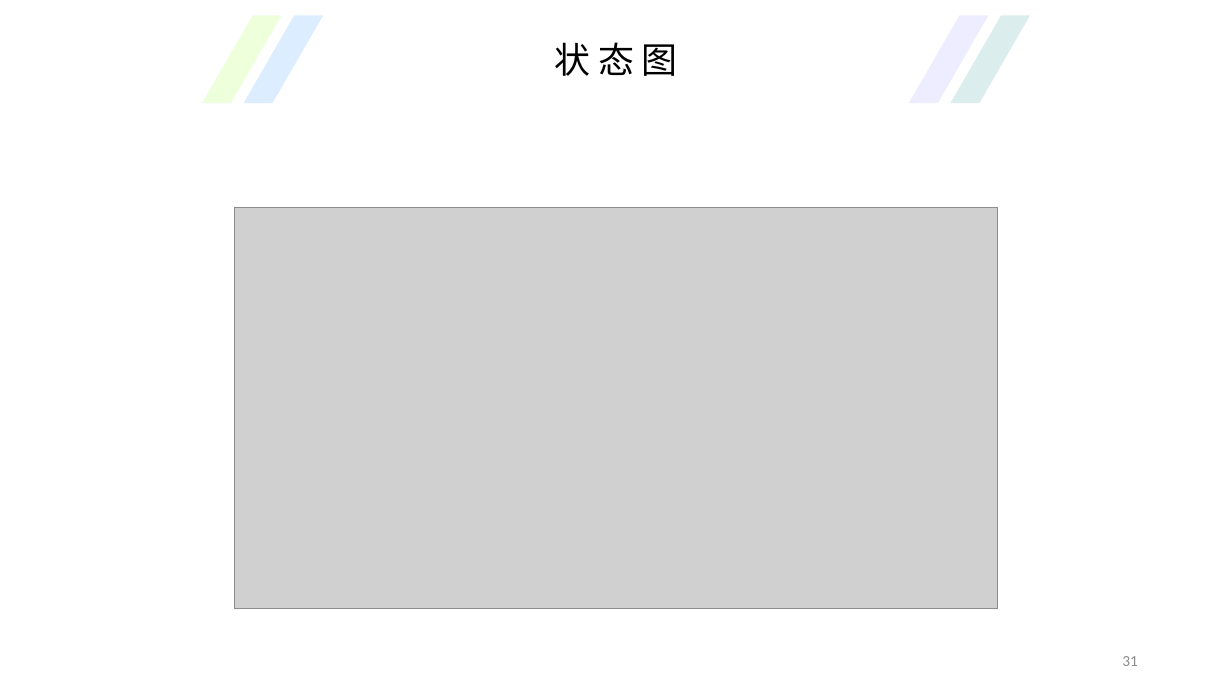
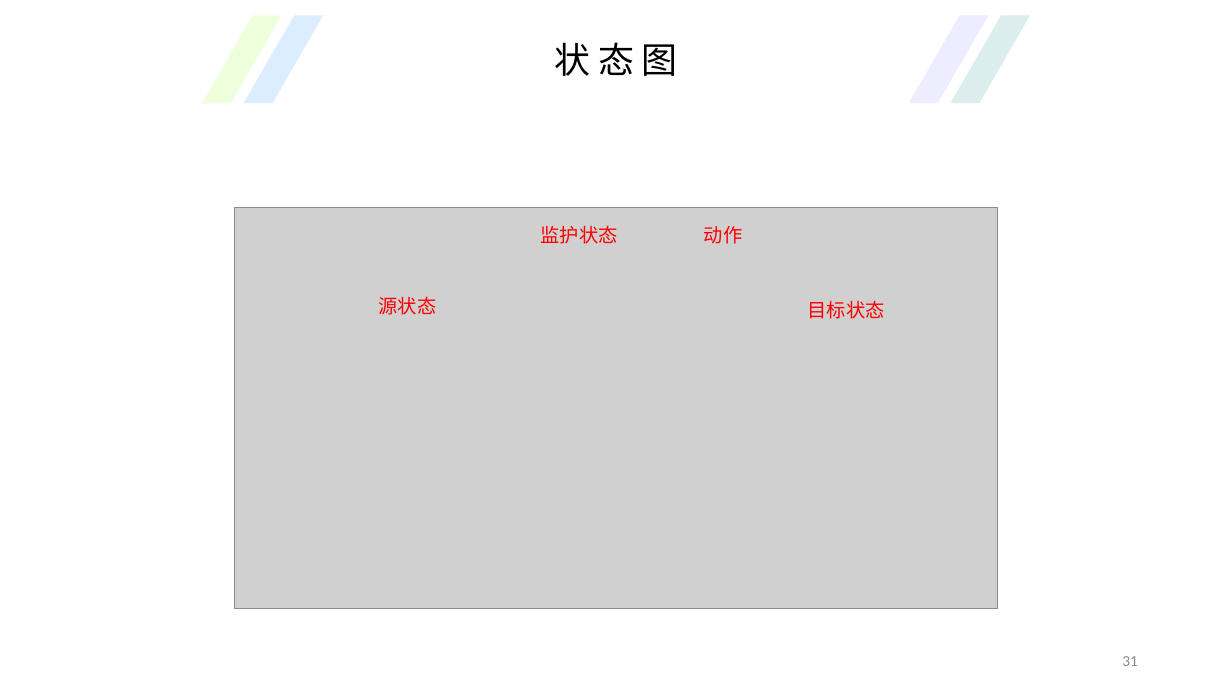
Before and after one commit to SoftwareRequirtmentsG02/Document, a slide deck: slide 31 of PPT/UML/UML基础I.pptx. Drawn at 1232x693 pixels with LibreOffice and Linux fonts; fonts in the diff are those of the drawing; grey boxes stand for pictures; background and template pictures are left out. Boxes give left, top, right and bottom in pixels: in the first picture for what was removed or moved away, otherwise in the second. Text is boxed around its words. In the diff, an @@ line names an element or a change of style, - is before the commit and + after.

```diff
--- a/PPT/UML/UML基础I.pptx
+++ b/PPT/UML/UML基础I.pptx
@@ text added at box(541, 225, 618, 244), 15 pt, text #FF0000 @@
+监护状态
@@ text added at box(704, 226, 742, 244), 15 pt, text #FF0000 @@
+动作
@@ text added at box(379, 296, 437, 315), 15 pt, text #FF0000 @@
+源状态
@@ text added at box(808, 300, 885, 319), 15 pt, text #FF0000 @@
+目标状态
```
Also in this commit, not shown: 2 other slides changed.
